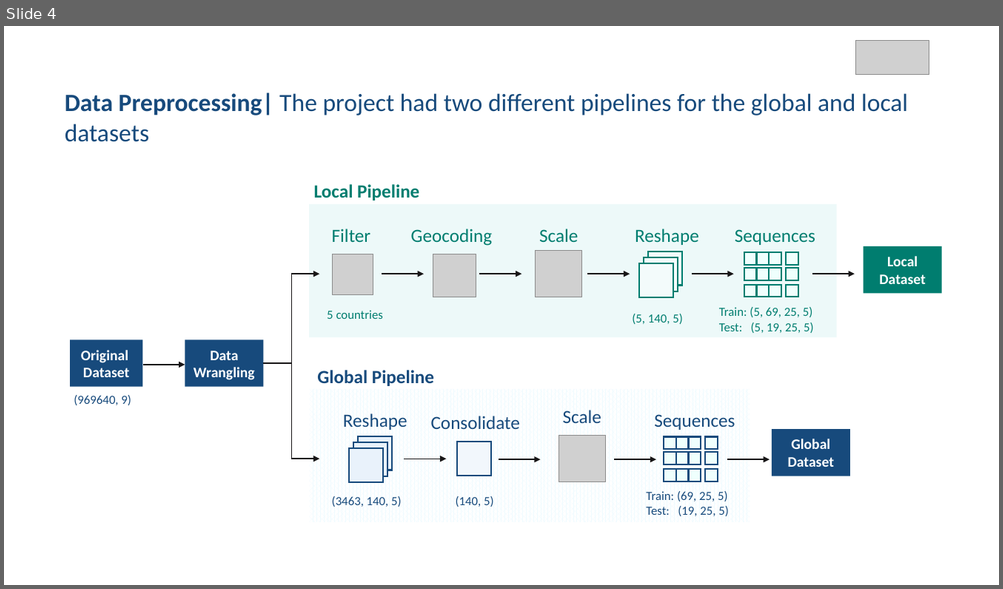
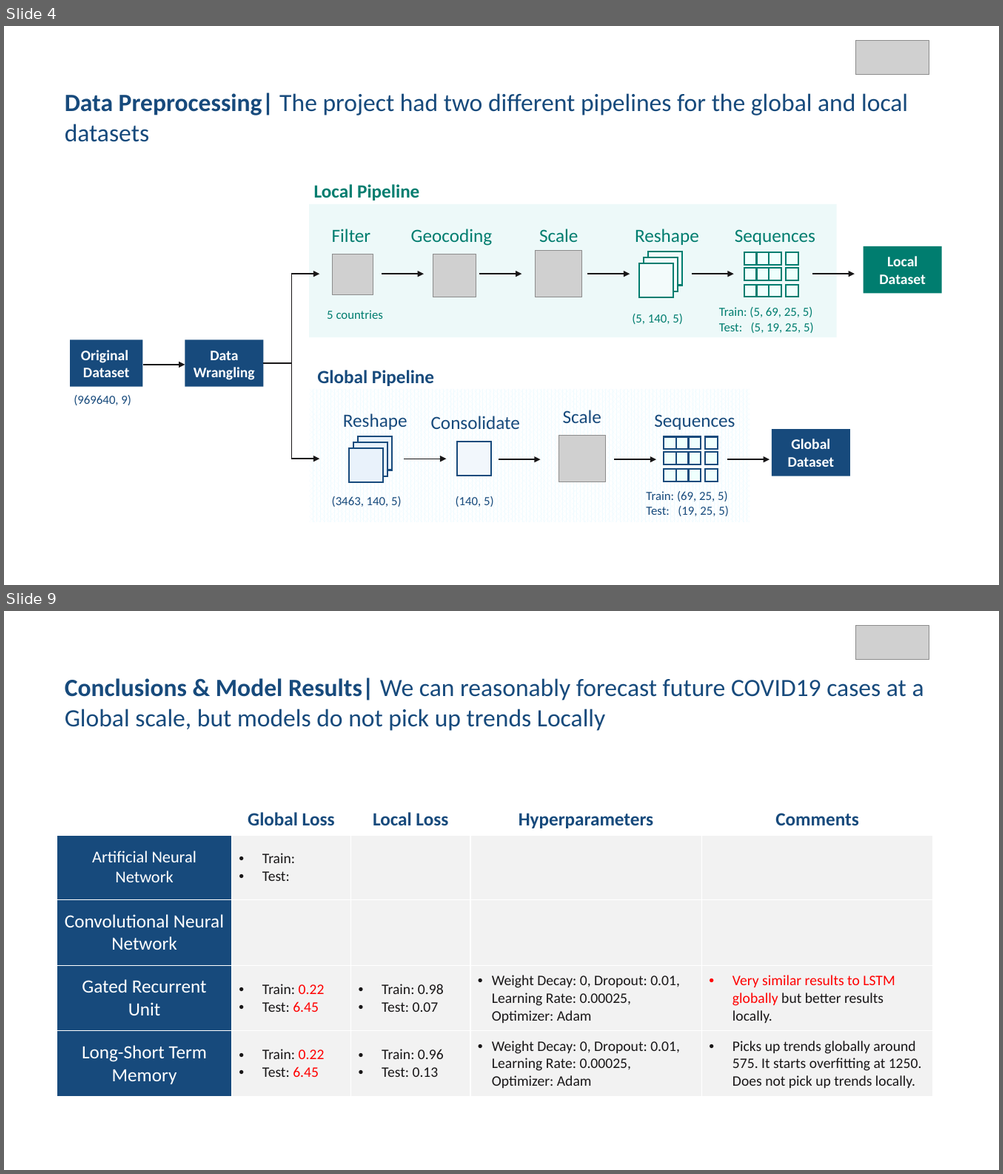
Before and after one commit to GuillemAmatCastello/Deep_Learning, a slide deck: Final Project/Final Project - Deep Learning.pptx. Shown one above the other, each under a label of ours: slide 4 before the commit, slides 4 and 9 after it; the slides between them are not shown. The pictures are 1003x589 and 1003x1174 pixels, drawn with LibreOffice and Linux fonts; fonts in the diff are those of the drawing; grey boxes stand for pictures. Boxes give left, top, right and bottom in pixels: in the first picture for what was removed or moved away, otherwise in the second. Text is boxed around its words. In the diff, an @@ line names an element or a change of style, - is before the commit and + after.

```diff
--- a/Final Project/Final Project - Deep Learning.pptx
+++ b/Final Project/Final Project - Deep Learning.pptx
@@ slide 9 added at bbox=[4, 611, 999, 1170], background #FFFFFF @@
@@ picture added at bbox=[855, 626, 929, 661] @@
@@ text added at bbox=[65, 678, 924, 731], 24 pt, text #174A7C @@
+Conclusions & Model Results| We can reasonably forecast future COVID19 cases at a Global scale, but models do not pick up trends Locally
@@ table added at bbox=[57, 769, 933, 1097], 5 rows, 5 columns @@
+ | Global Loss | Local Loss | Hyperparameters | Comments
+Artificial Neural Network | Train: / Test: |  |  | 
+Convolutional Neural Network |  |  |  | 
+Gated Recurrent Unit | Train: 0.22 / Test: 6.45 | Train: 0.98 / Test: 0.07 | Weight Decay: 0, Dropout: 0.01, Learning Rate: 0.00025, Optimizer: Adam | Very similar results to LSTM globally but better results locally.
+Long-Short Term Memory | Train: 0.22 / Test: 6.45 | Train: 0.96 / Test: 0.13 | Weight Decay: 0, Dropout: 0.01, Learning Rate: 0.00025, Optimizer: Adam | Picks up trends globally around 575. It starts overfitting at 1250. Does not pick up trends locally.
```
Also in this commit, not shown: 1 slide changed, 5 other slides added.
